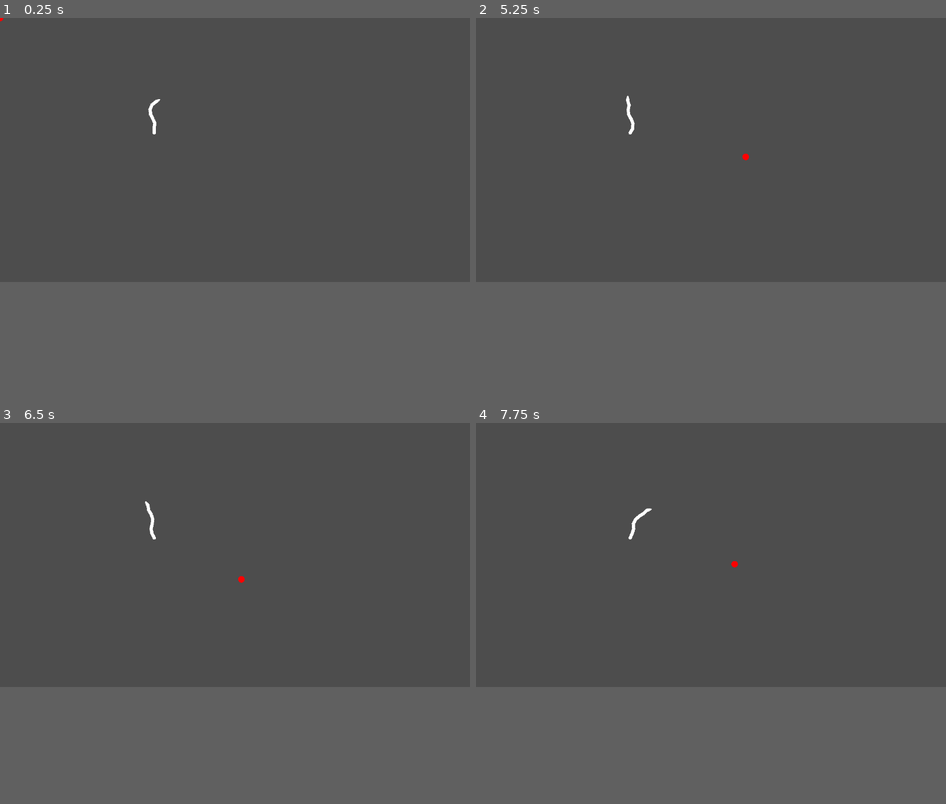
Above: before the commit, frames 1-4 (two rows, left to right).
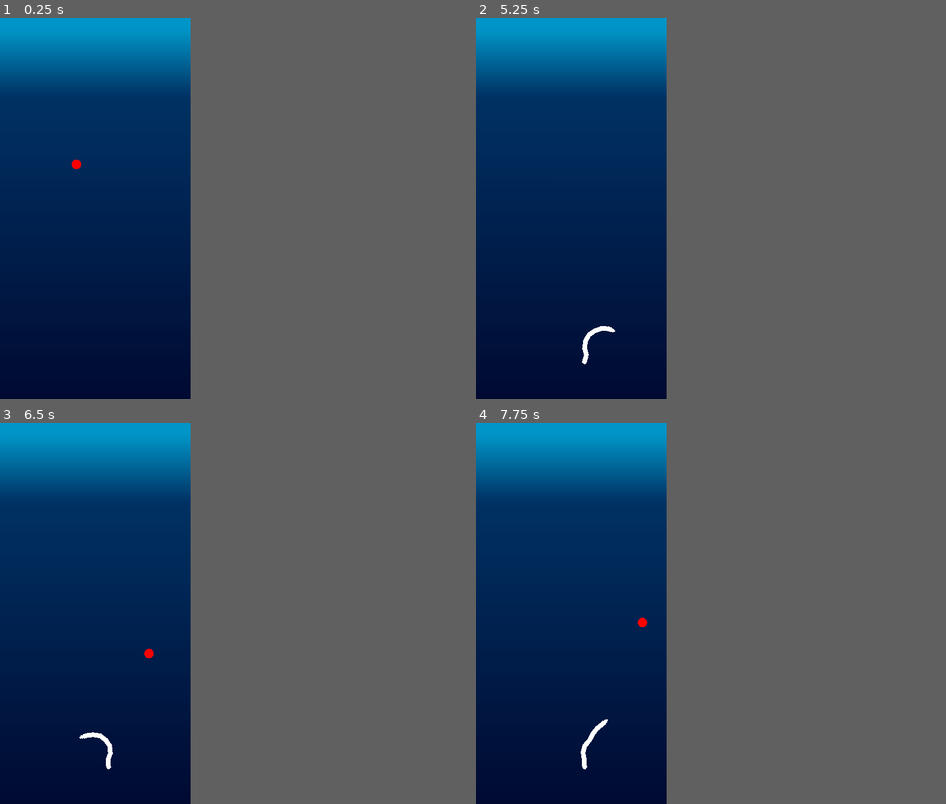
Above: after the commit, the same moments.

Repository: the-alex-g/LD57
Game: Godot game, scene res://world/world.tscn
The game is run twice, just before and just after one commit, with the same random seed, the same clock (stepped at 60 frames per second) and the same inputs. The engine's default icon, where the game draws it, is replaced by a stand-in: a white triangle on a blue panel in a dark square.
Inputs (mouse positions are in pixels of both pictures, inside the frame that each line leads up to):
- Up to frame 1 (0.25 s): no input
- Up to frame 2 (5.25 s): move the mouse to (814, 136) at 0.52 s; hold D (right) 0.53-1.28 s; click (814, 136) at 0.77 s; move the mouse to (617, 162) at 1.27 s; hold S (down) 1.28-2.03 s; click (617, 162) at 1.52 s; move the mouse to (758, 90) at 2.02 s; hold D (right) 2.03-2.78 s; move the mouse to (687, 204) at 2.77 s; hold W (up) 2.78-3.53 s; click (687, 204) at 3.02 s; move the mouse to (852, 189) at 3.52 s; hold A (left) 3.53-5.03 s; click (852, 189) at 3.77 s; move the mouse to (570, 109) at 4.27 s; click (570, 109) at 4.52 s; move the mouse to (734, 151) at 5.02 s; hold S (down) from 5.03 s (still down)
- Up to frame 3 (6.5 s): move the mouse to (164, 487) at 5.77 s; release S (down) at 5.78 s; hold D (right) from 5.78 s (still down); click (164, 487) at 6.02 s
- Up to frame 4 (7.75 s): move the mouse to (814, 541) at 6.52 s; release D (right) at 6.53 s; hold W (up) 6.53-7.28 s; click (814, 541) at 6.77 s; move the mouse to (617, 567) at 7.27 s; hold D (right) from 7.28 s (still down); click (617, 567) at 7.52 s
In our replay, the window is 799x449 before the commit and 324x648 after it. These sizes can differ from the game's own. Grey fills any space a smaller window leaves; there, only what the larger window draws over its background counts as a difference.

The runs differ from the first frame. In frame 1, 28% of the frame differs, in the area x 0-41%, y 0-70%; in frame 2, 28%, in the area x 0-59%, y 0-91%; in frame 3, 28%; in frame 4, 28%.

Commit message:
Add tentacle spawner

Diff:
--- a/project/project.godot
+++ b/project/project.godot
@@ -14,6 +14,10 @@
 run/main_scene="uid://seurifg8ru1w"
 config/features=PackedStringArray("4.4", "GL Compatibility")
 config/icon="res://icon.svg"
+
+[display]
+
+window/size/viewport_width=324
 
 [input]
 
--- a/project/tentacle/tentacle.gd
+++ b/project/tentacle/tentacle.gd
@@ -1,8 +1,4 @@
 extends Node2D
-
-
-func _ready() -> void:
-	build_tentacle(8)
 
 
 func build_tentacle(length: int, last_segment = null) -> void:
--- a/project/tentacle/tentacle.gdshader
+++ /dev/null
@@ -1,19 +0,0 @@
-shader_type canvas_item;
-
-uniform sampler2D image;
-
-float wave(float magnitude, float wavelength, float offset) {
-	return sin(TIME * wavelength + offset) * magnitude;
-}
-
-void fragment() {
-	vec2 offset_coords = UV;
-	float wave = wave(0.125, 1.0, UV.y) - wave(0.25, 3.0, UV.y);
-	offset_coords.x += wave * (1.0 - UV.y);
-	offset_coords.x = offset_coords.x * 2.0 - 0.5;
-	if (offset_coords.x > 0.0 && offset_coords.x < 1.0) {
-		COLOR = texture(image, offset_coords);
-	} else {
-		COLOR = vec4(0.0);
-	}
-}
--- /dev/null
+++ b/project/tentacle/tentacle_spawner.gd
@@ -0,0 +1,16 @@
+extends Node2D
+
+@onready var _path_follow := $Path2D/PathFollow2D
+@onready var _tentacle_container := $TentacleContainer
+
+
+func _on_spawn_timer_timeout() -> void:
+	_spawn_tentacle()
+
+
+func _spawn_tentacle() -> void:
+	var tentacle := preload("res://tentacle/tentacle.tscn").instantiate()
+	_path_follow.progress_ratio = 1.0 - pow(randf(), 2.0)
+	_tentacle_container.add_child(tentacle)
+	tentacle.transform = _path_follow.transform
+	tentacle.build_tentacle(6 + randi() % 5)
--- /dev/null
+++ b/project/tentacle/tentacle_spawner.tscn
@@ -0,0 +1,27 @@
+[gd_scene load_steps=3 format=3 uid="uid://bd7ryw1loa8vn"]
+
+[ext_resource type="Script" uid="uid://d1sxl47dimnmc" path="res://tentacle/tentacle_spawner.gd" id="1_8jr25"]
+
+[sub_resource type="Curve2D" id="Curve2D_qdpsw"]
+_data = {
+"points": PackedVector2Array(0, 0, 0, 0, 39, 53, 0, 0, 0, 0, 66, 406, 0, 0, 0, 0, 103, 535, 0, 0, 0, 0, 166, 584, 0, 0, 0, 0, 292, 588)
+}
+point_count = 5
+
+[node name="TentacleSpawner" type="Node2D"]
+script = ExtResource("1_8jr25")
+
+[node name="Path2D" type="Path2D" parent="."]
+curve = SubResource("Curve2D_qdpsw")
+
+[node name="PathFollow2D" type="PathFollow2D" parent="Path2D"]
+position = Vector2(39, 53)
+rotation = 1.49446
+
+[node name="SpawnTimer" type="Timer" parent="."]
+wait_time = 5.0
+autostart = true
+
+[node name="TentacleContainer" type="Node2D" parent="."]
+
+[connection signal="timeout" from="SpawnTimer" to="." method="_on_spawn_timer_timeout"]
--- /dev/null
+++ b/project/world/water_backdrop.gdshader
@@ -0,0 +1,12 @@
+shader_type canvas_item;
+
+uniform sampler2D gradient;
+
+void fragment() {
+	COLOR = texture(gradient, UV);
+}
+
+//void light() {
+//	// Called for every pixel for every light affecting the CanvasItem.
+//	// Uncomment to replace the default light processing function with this one.
+//}
--- a/project/world/world.tscn
+++ b/project/world/world.tscn
@@ -1,11 +1,33 @@
-[gd_scene load_steps=3 format=3 uid="uid://seurifg8ru1w"]
+[gd_scene load_steps=8 format=3 uid="uid://seurifg8ru1w"]
 
+[ext_resource type="Shader" uid="uid://pdqny4puen1e" path="res://world/water_backdrop.gdshader" id="1_h5o24"]
 [ext_resource type="PackedScene" uid="uid://c8y5djf4j8k31" path="res://player/player.tscn" id="1_tcf2h"]
-[ext_resource type="PackedScene" uid="uid://8wpab0wddm16" path="res://tentacle/tentacle.tscn" id="2_4717r"]
+[ext_resource type="Texture2D" uid="uid://dkm7gmxvhlpkh" path="res://icon.svg" id="2_mmdvd"]
+[ext_resource type="PackedScene" uid="uid://bd7ryw1loa8vn" path="res://tentacle/tentacle_spawner.tscn" id="4_h5o24"]
+
+[sub_resource type="Gradient" id="Gradient_h5o24"]
+offsets = PackedFloat32Array(0, 0.180328, 1)
+colors = PackedColorArray(0, 0.588235, 0.784314, 1, 0, 0.196078, 0.392157, 1, 0, 0.0392157, 0.196078, 1)
+
+[sub_resource type="GradientTexture2D" id="GradientTexture2D_mmdvd"]
+gradient = SubResource("Gradient_h5o24")
+fill_from = Vector2(1, 0.0215054)
+fill_to = Vector2(1, 1)
+
+[sub_resource type="ShaderMaterial" id="ShaderMaterial_fn3g3"]
+shader = ExtResource("1_h5o24")
+shader_parameter/gradient = SubResource("GradientTexture2D_mmdvd")
 
 [node name="World" type="Node2D"]
+texture_filter = 1
+
+[node name="WaterBackground" type="Sprite2D" parent="."]
+material = SubResource("ShaderMaterial_fn3g3")
+scale = Vector2(2.59429, 5.12)
+texture = ExtResource("2_mmdvd")
+centered = false
+
+[node name="TentacleSpawner" parent="." instance=ExtResource("4_h5o24")]
 
 [node name="Player" parent="." instance=ExtResource("1_tcf2h")]
-
-[node name="Tentacle" parent="." instance=ExtResource("2_4717r")]
-position = Vector2(378, 282)
+position = Vector2(130, 249)
Not shown, removed: project/tentacle/tentacle.gdshader.uid
Not shown, added: project/tentacle/tentacle_spawner.gd.uid
Not shown, added: project/world/water_backdrop.gdshader.uid
